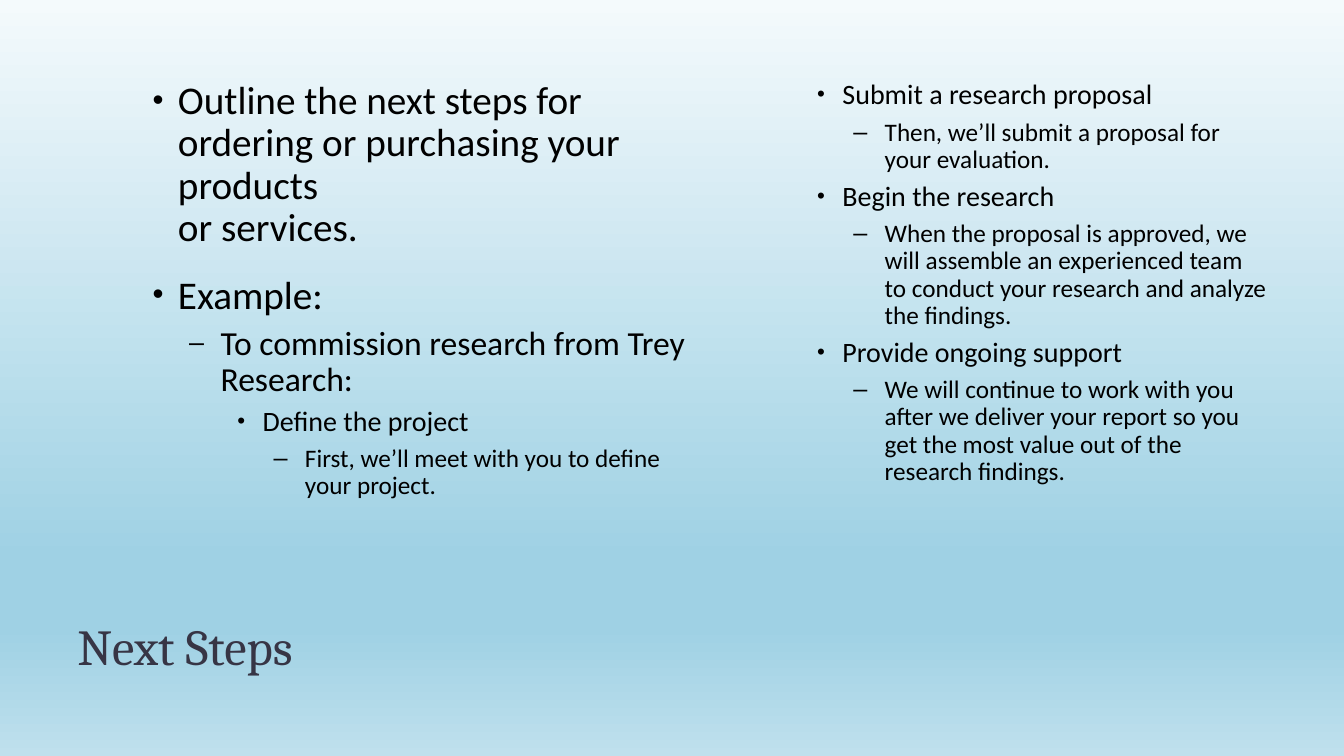
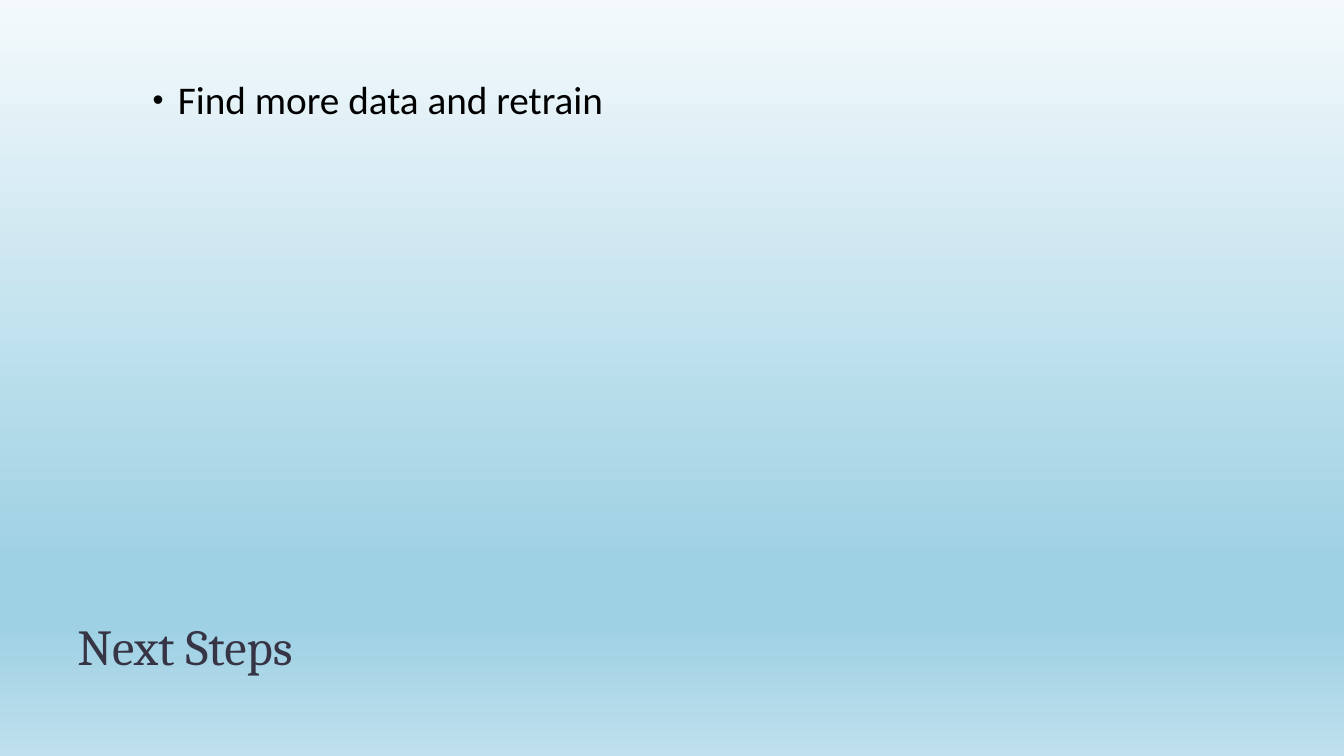
Before and after one commit to jackatopolis/s-martpredictor, a slide deck: slide 11 of Project4_SalesPredictor.pptx. Drawn at 1344x756 pixels with LibreOffice and Linux fonts; fonts in the diff are those of the drawing. Boxes give left, top, right and bottom in pixels: in the first picture for what was removed or moved away, otherwise in the second. Text is boxed around its words. In the diff, an @@ line names an element or a change of style, - is before the commit and + after.

```diff
--- a/Project4_SalesPredictor.pptx
+++ b/Project4_SalesPredictor.pptx
@@ text at [178, 86, 603, 115]: text changed @@
-• Outline the next steps for ordering or purchasing your products
-  or services.
-• Example:
-  – To commission research from Trey Research:
-    • Define the project
-      – First, we’ll meet with you to define your project.
+• Find more data and retrain
@@ text removed at [842, 123, 1266, 485] @@
-    • Submit a research proposal
-      – Then, we’ll submit a proposal for your evaluation.
-    • Begin the research
-      – When the proposal is approved, we will assemble an experienced team to conduct your research and analyze the findings.
-    • Provide ongoing support
-      – We will continue to work with you after we deliver your report so you get the most value out of the research findings.
```
Also in this commit, not shown: 4 other slides changed, 2 other files.
